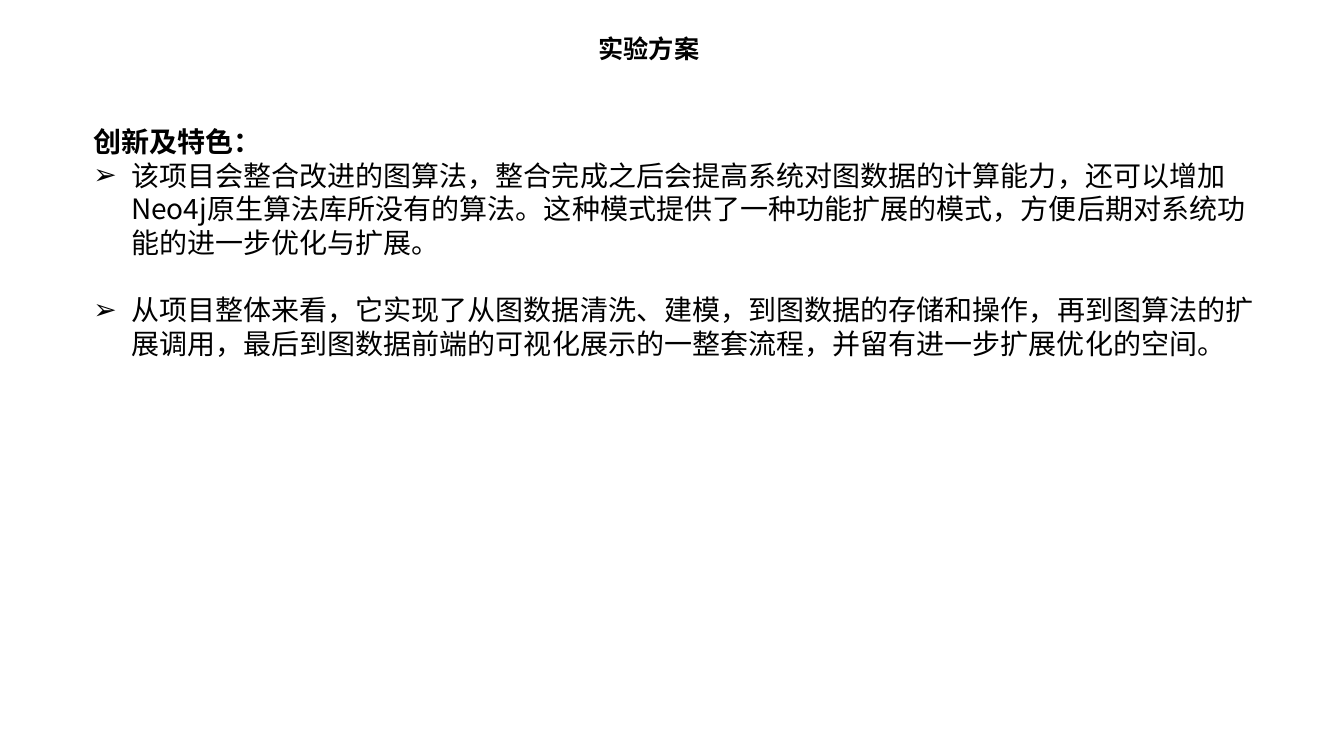
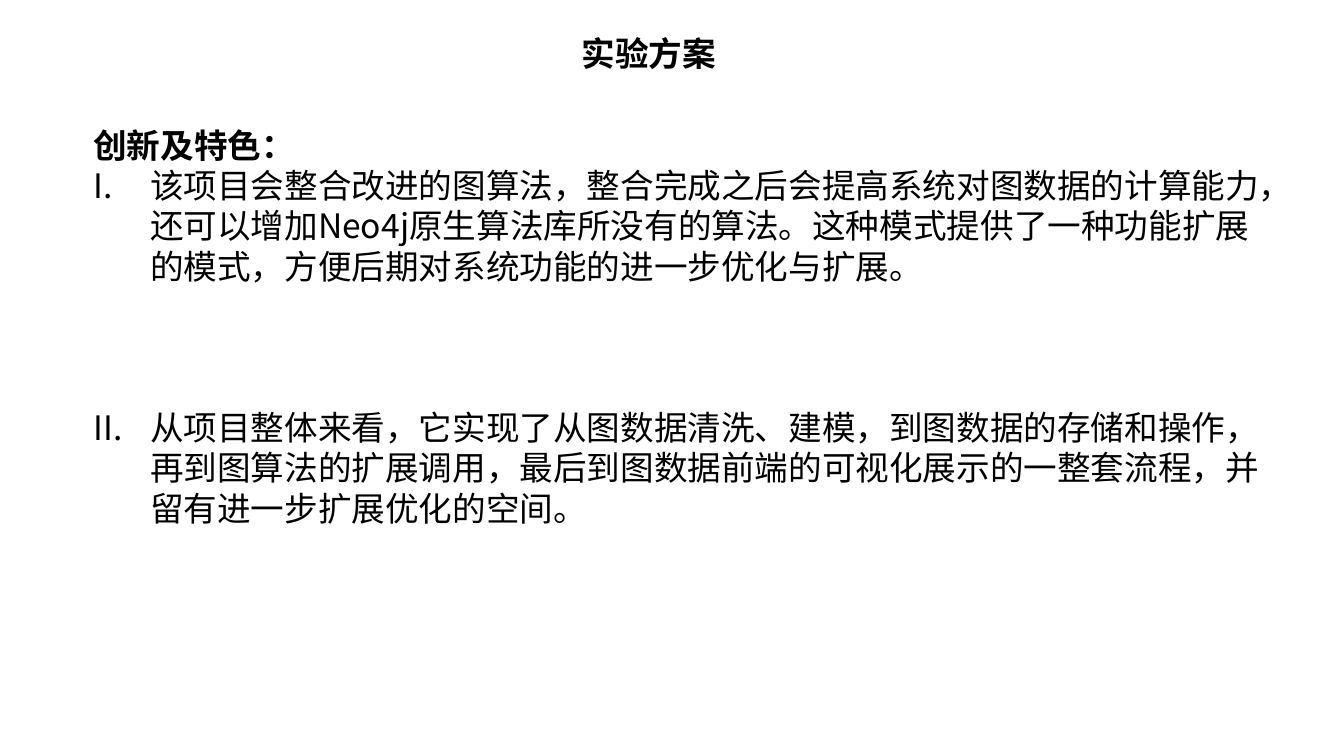
Before and after one commit to chendaye/Interview_xmind, a slide deck: slide 17 of graduate/开题报告-陈小龙.pptx (slide 15 before the commit). Drawn at 1344x756 pixels with LibreOffice and Linux fonts; fonts in the diff are those of the drawing. Boxes give left, top, right and bottom in pixels: in the first picture for what was removed or moved away, otherwise in the second. Text is boxed around its words. In the diff, an @@ line names an element or a change of style, - is before the commit and + after.

```diff
--- a/graduate/开题报告-陈小龙.pptx
+++ b/graduate/开题报告-陈小龙.pptx
@@ text "实验方案" at <box>582,37,716,69</box>: size 18 to 24 pt @@
@@ text "创新及特色：" at <box>93,129,1292,524</box>: size 20 to 24 pt; bullet ➢ to I. @@
```
Also in this commit, not shown: 11 other slides changed, 9 slides added, 5 slides removed.
